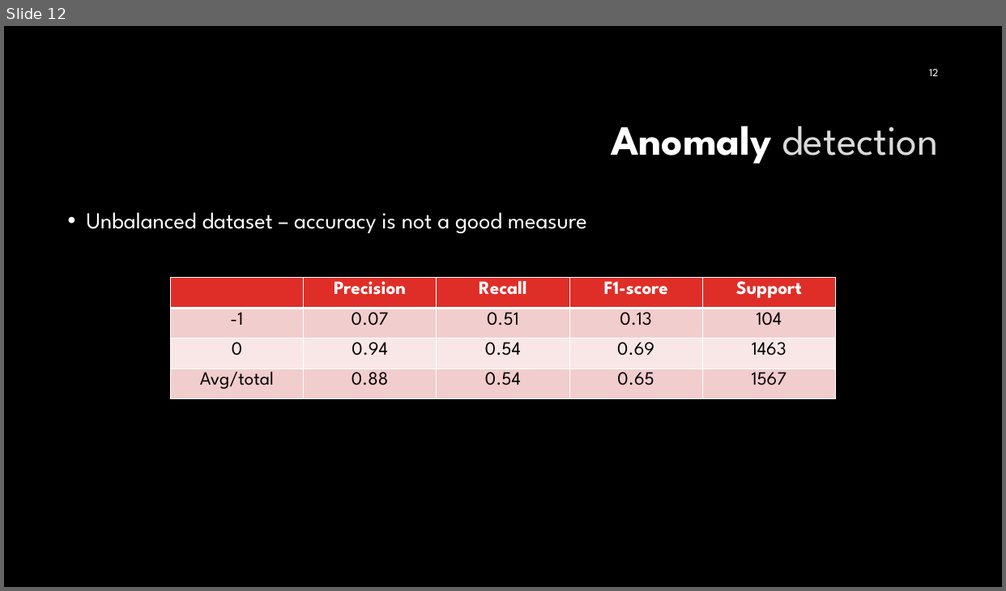
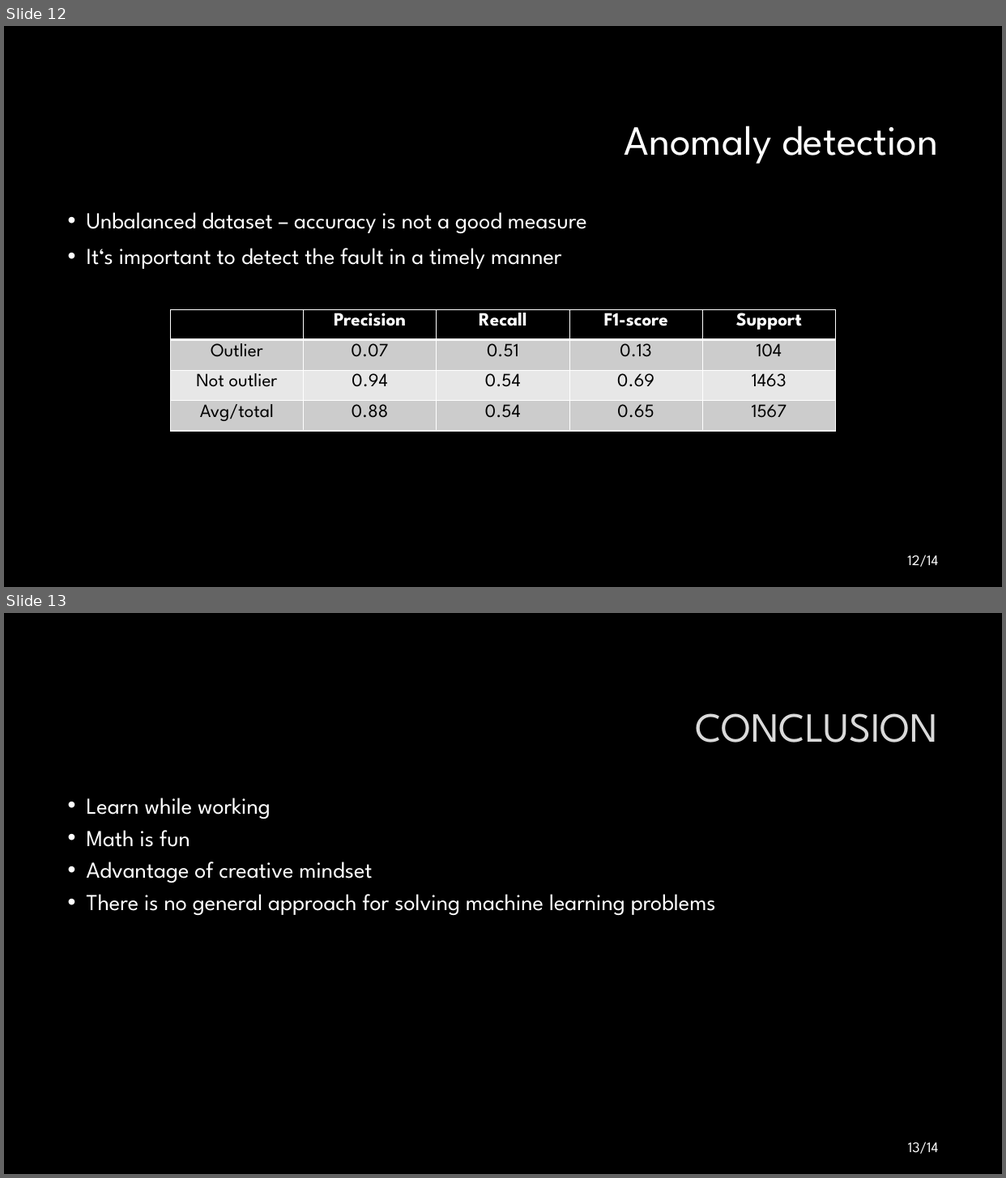
Before and after one commit to mehmedkadric/internship, a slide deck: demoPresentation/DemoPresentation.pptx. Shown one above the other, each under a label of ours: slide 12 before the commit, slides 12 and 13 after it. The pictures are 1006x591 and 1006x1178 pixels, drawn with LibreOffice and Linux fonts; fonts in the diff are those of the drawing; background and template pictures are left out. Boxes give left, top, right and bottom in pixels: in the first picture for what was removed or moved away, otherwise in the second. Text is boxed around its words. In the diff, an @@ line names an element or a change of style, - is before the commit and + after.

```diff
--- a/demoPresentation/DemoPresentation.pptx
+++ b/demoPresentation/DemoPresentation.pptx
@@ slide 13 added at <box>4,613,1002,1174</box>, background #000000 @@
@@ title added at <box>695,713,938,743</box>, 40 pt, text #DADADA @@
+CONCLUSION
@@ text added at <box>87,798,716,915</box>, 22 pt, text #FFFFFF @@
+• Learn while working
+• Math is fun
+• Advantage of creative mindset
+• There is no general approach for solving machine learning problems
@@ page number added at <box>908,1142,939,1154</box>, 14 pt, text #FFFFFF @@
+13/14
@@ slide 12 changed as well @@
@@ title "Anomaly detection" at <box>624,126,938,164</box>: text colour pattern #000000 on #FFFFFF to #FFFFFF, bold off in "Anomaly"; text colour #DADADA to #FFFFFF in "detection" @@
@@ text at <box>87,248,562,269</box>: paragraph added @@
+• It‘s important to detect the fault in a timely manner
@@ table at <box>170,310,837,431</box> @@
-row 2, column 1: -1
+row 2, column 1: Outlier
-row 3, column 1: 0
+row 3, column 1: Not outlier
@@ fill #DF2E28 to #000000 in row 1 @@
@@ fill #F3CDCD to #CCCCCC in 10 cells @@
@@ fill #F9E8E8 to #E7E7E7 in row 3 @@
@@ table: place and size @@
-table at <box>170,278,837,399</box>
+table at <box>170,310,837,431</box>
@@ page number at <box>907,555,938,567</box>: text changed; size 10.5 to 14 pt @@
-12
+12/14
```
Also in this commit, not shown: 12 other slides changed, 1 slide removed, 2 other files.
